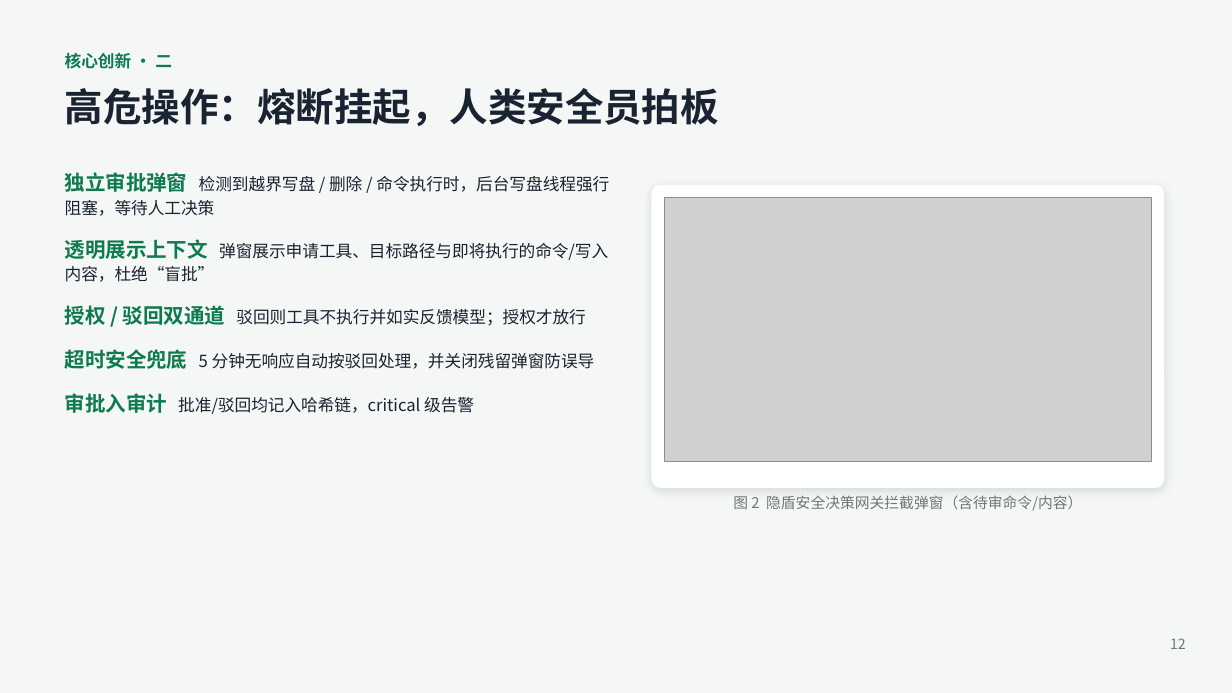
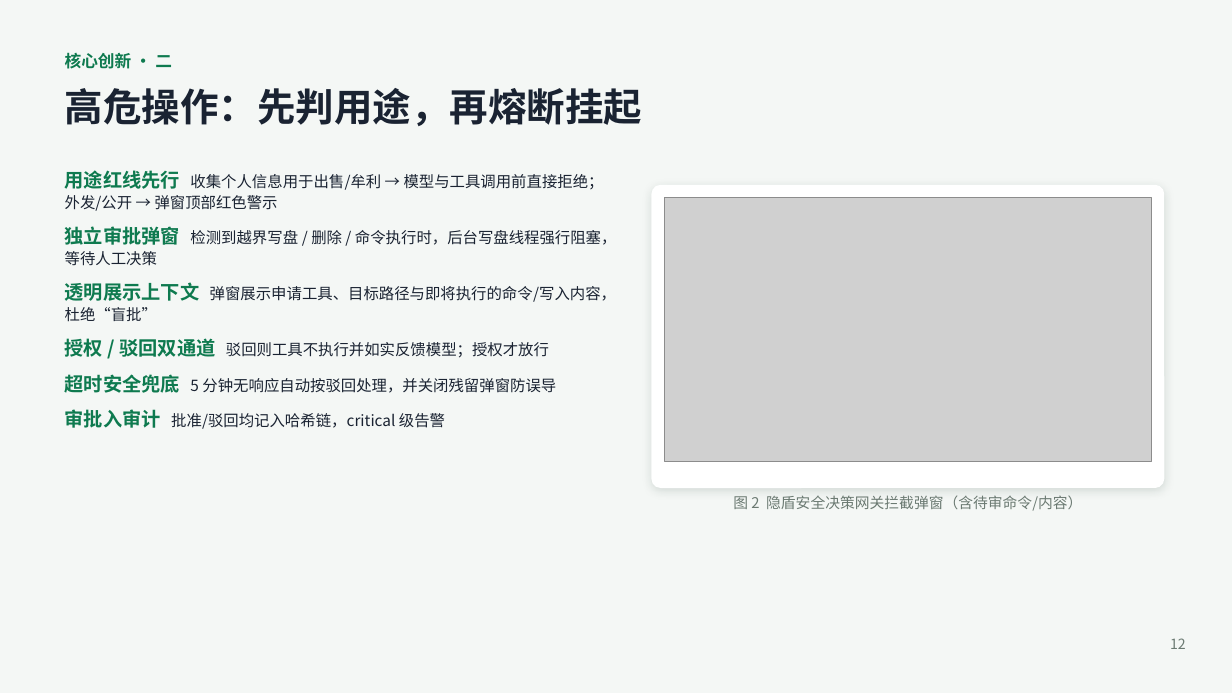
Before and after one commit to Andysun06/yindun-agent, a slide deck: slide 12 of docs/隐盾安全智能体_项目汇报.pptx. Drawn at 1232x693 pixels with LibreOffice and Linux fonts; fonts in the diff are those of the drawing; grey boxes stand for pictures. Boxes give left, top, right and bottom in pixels: in the first picture for what was removed or moved away, otherwise in the second. Text is boxed around its words. In the diff, an @@ line names an element or a change of style, - is before the commit and + after.

Commit message:
安全：新增请求用途红线与操作意图预判；修复长回答截断、知识库滥用与审批弹窗抖动（V3.6.13）
- 内核 usage_policy 在模型/工具前拒绝「个人信息+出售/牟利」，外发/公开给审批红色警示
- 新增插件 intent_guard；decision_hint 红线时抑制「相符」，laya 标注只评操作本身
- 审批建议改为「正在研判」占位，弹窗不再抖
- 知识库只答本机资料，同参只读调用审批前短路，检索结果标注片段不是全文
- done_reason=length 自动续写一次并拼接落库；深度思考 num_predict 8192
- Markdown 支持 ####；KB 导入报错可执行化；文档/PPT 同步 V3.6.13

```diff
--- a/docs/隐盾安全智能体_项目汇报.pptx
+++ b/docs/隐盾安全智能体_项目汇报.pptx
@@ text at [65, 88, 642, 126]: text changed @@
-高危操作：熔断挂起，人类安全员拍板
+高危操作：先判用途，再熔断挂起
@@ text at [65, 170, 604, 211]: paragraph added @@
+用途红线先行 收集个人信息用于出售/牟利 → 模型与工具调用前直接拒绝；外发/公开 → 弹窗顶部红色警示
@@ text at [65, 226, 617, 429]: size 16 to 15 pt in "独立审批弹窗", "透明展示上下文", "授权 / 驳回双通道", "超时安全兜底" and 1 more places; size 13 to 12 pt in "检测到越界写盘 / 删除 / 命令执行时，后台写盘线程强行阻塞，等待人工决策", "弹窗展示申请工具、目标路径与即将执行的命令/写入内容，杜绝“盲批”", "驳回则工具不执行并如实反馈模型；授权才放行", "5 分钟无响应自动按驳回处理，并关闭残留弹窗防误导" and 1 more places; line spacing 1.15 to 1.1; less space between paragraphs @@
```
Also in this commit, not shown: 1 other slide changed, 37 other files.
